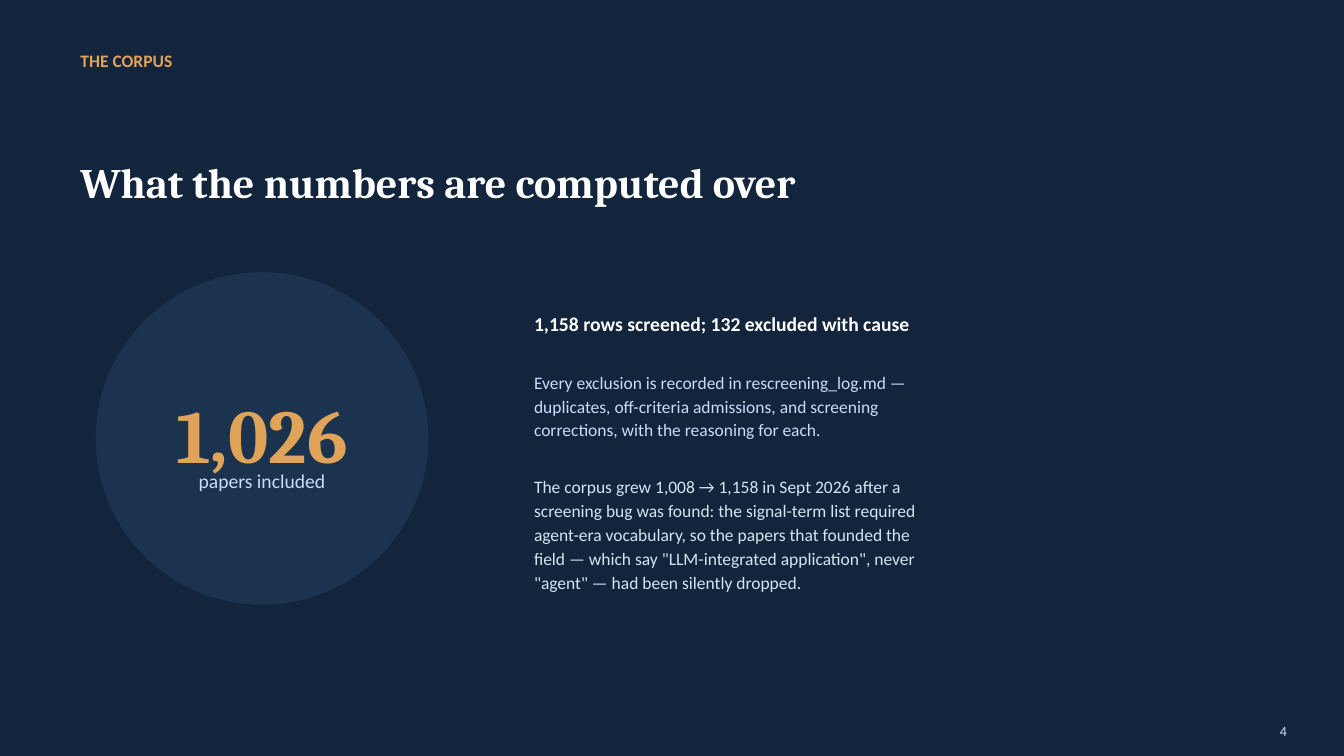
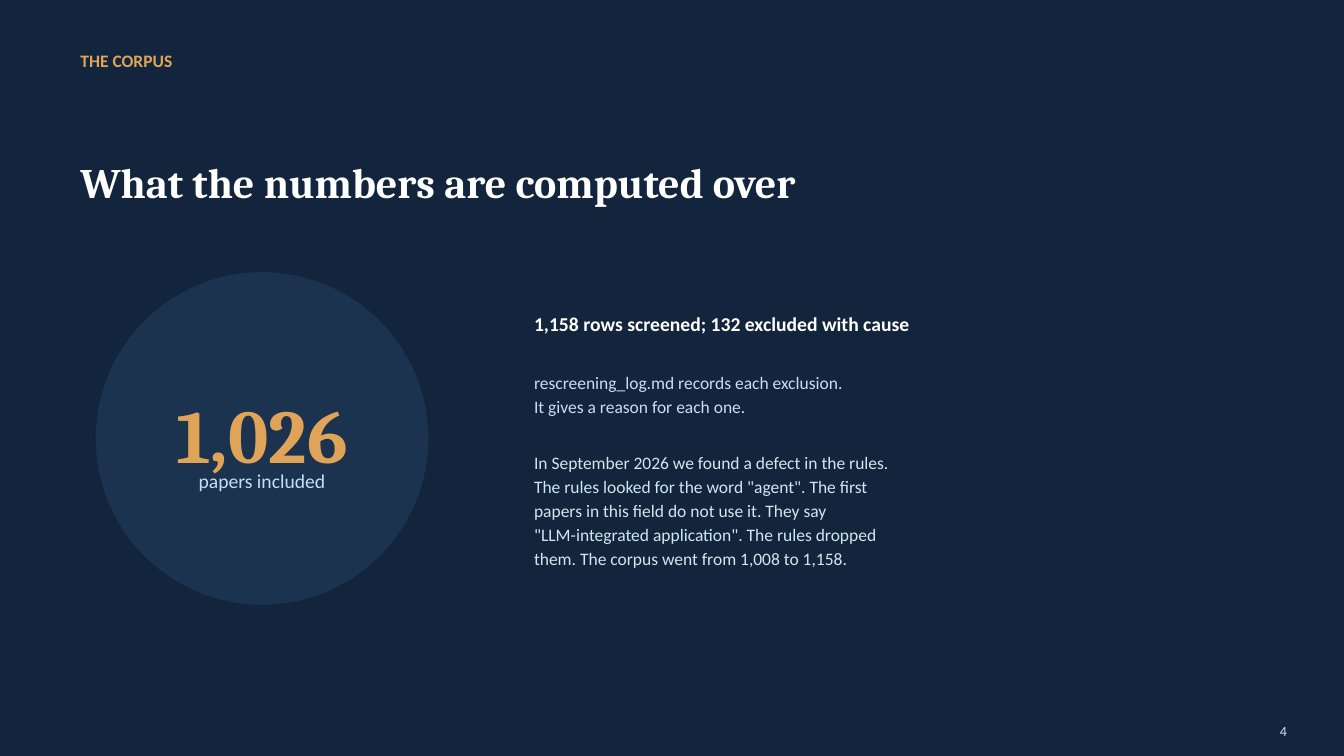
Before and after one commit to Nyamtulla/context_poison, a slide deck: slide 4 of context_sok_results_presentation.pptx. Drawn at 1344x756 pixels with LibreOffice and Linux fonts; fonts in the diff are those of the drawing. Boxes give left, top, right and bottom in pixels: in the first picture for what was removed or moved away, otherwise in the second. Text is boxed around its words. In the diff, an @@ line names an element or a change of style, - is before the commit and + after.

```diff
--- a/context_sok_results_presentation.pptx
+++ b/context_sok_results_presentation.pptx
@@ text at (534,377,888,568): text changed @@
-Every exclusion is recorded in rescreening_log.md —
-duplicates, off-criteria admissions, and screening
-corrections, with the reasoning for each.
-The corpus grew 1,008 → 1,158 in Sept 2026 after a
-screening bug was found: the signal-term list required
-agent-era vocabulary, so the papers that founded the
-field — which say "LLM-integrated application", never
-"agent" — had been silently dropped.
+rescreening_log.md records each exclusion.
+It gives a reason for each one.
+In September 2026 we found a defect in the rules.
+The rules looked for the word "agent". The first
+papers in this field do not use it. They say
+"LLM-integrated application". The rules dropped
+them. The corpus went from 1,008 to 1,158.
```
Also in this commit, not shown: 19 other slides changed, 4 slides added, 5 other files.
